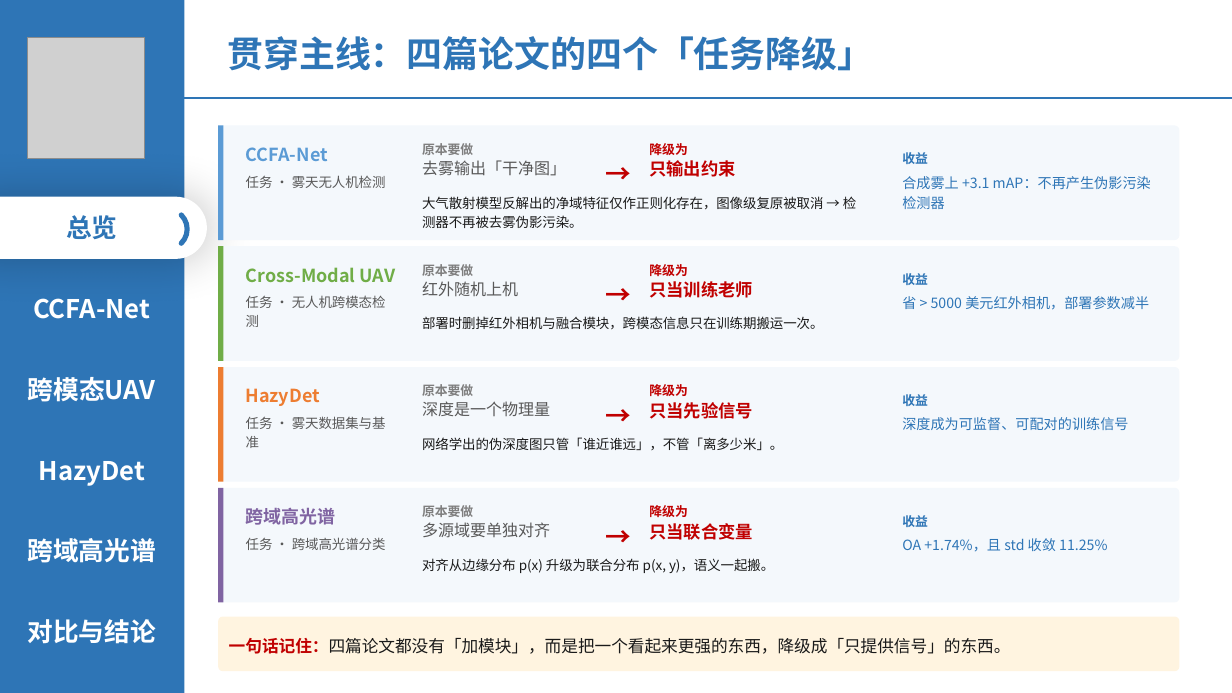
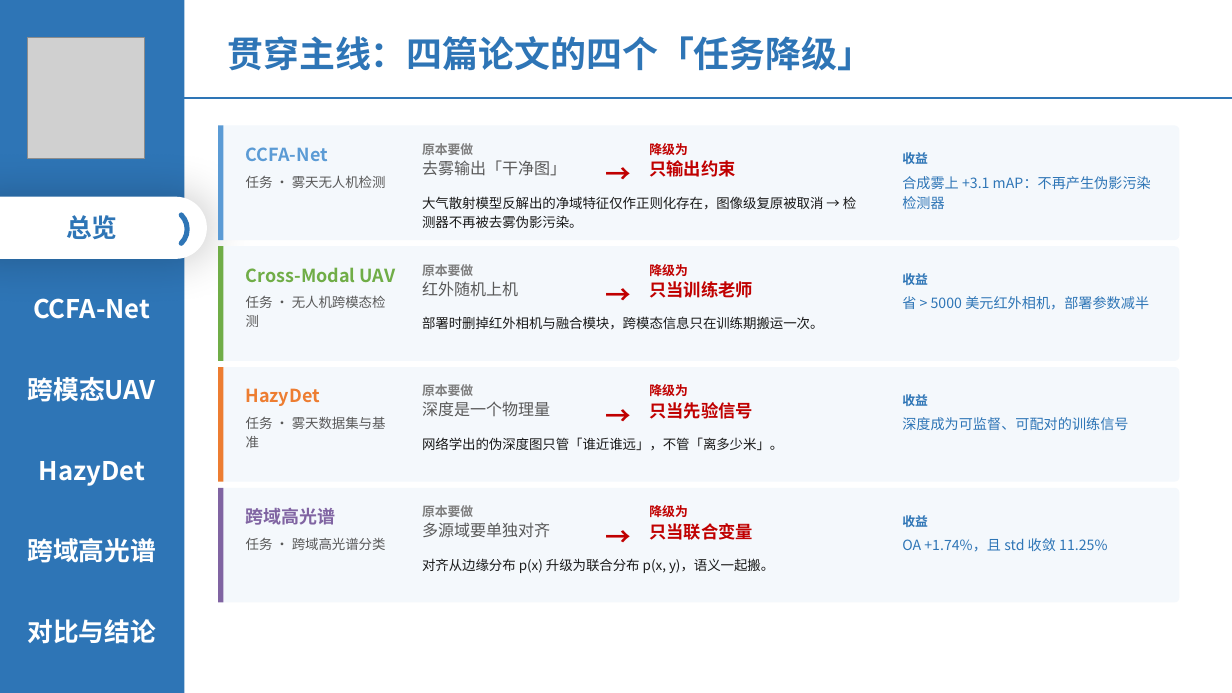
Before and after one commit to 139876/paper-notes, a slide deck: slide 4 of 论文精读/3-HazyDet精读/附件/四篇论文-组会汇报.pptx. Drawn at 1232x693 pixels with LibreOffice and Linux fonts; fonts in the diff are those of the drawing; grey boxes stand for pictures. Boxes give left, top, right and bottom in pixels: in the first picture for what was removed or moved away, otherwise in the second. Text is boxed around its words. In the diff, an @@ line names an element or a change of style, - is before the commit and + after.

```diff
--- a/论文精读/3-HazyDet精读/附件/四篇论文-组会汇报.pptx
+++ b/论文精读/3-HazyDet精读/附件/四篇论文-组会汇报.pptx
@@ rounded rectangle removed at [218,616,1179,671] @@
-一句话记住：四篇论文都没有「加模块」，而是把一个看起来更强的东西，降级成「只提供信号」的东西。
```
Also in this commit, not shown: 9 other slides changed, 1 slide added, 2 slides removed.
